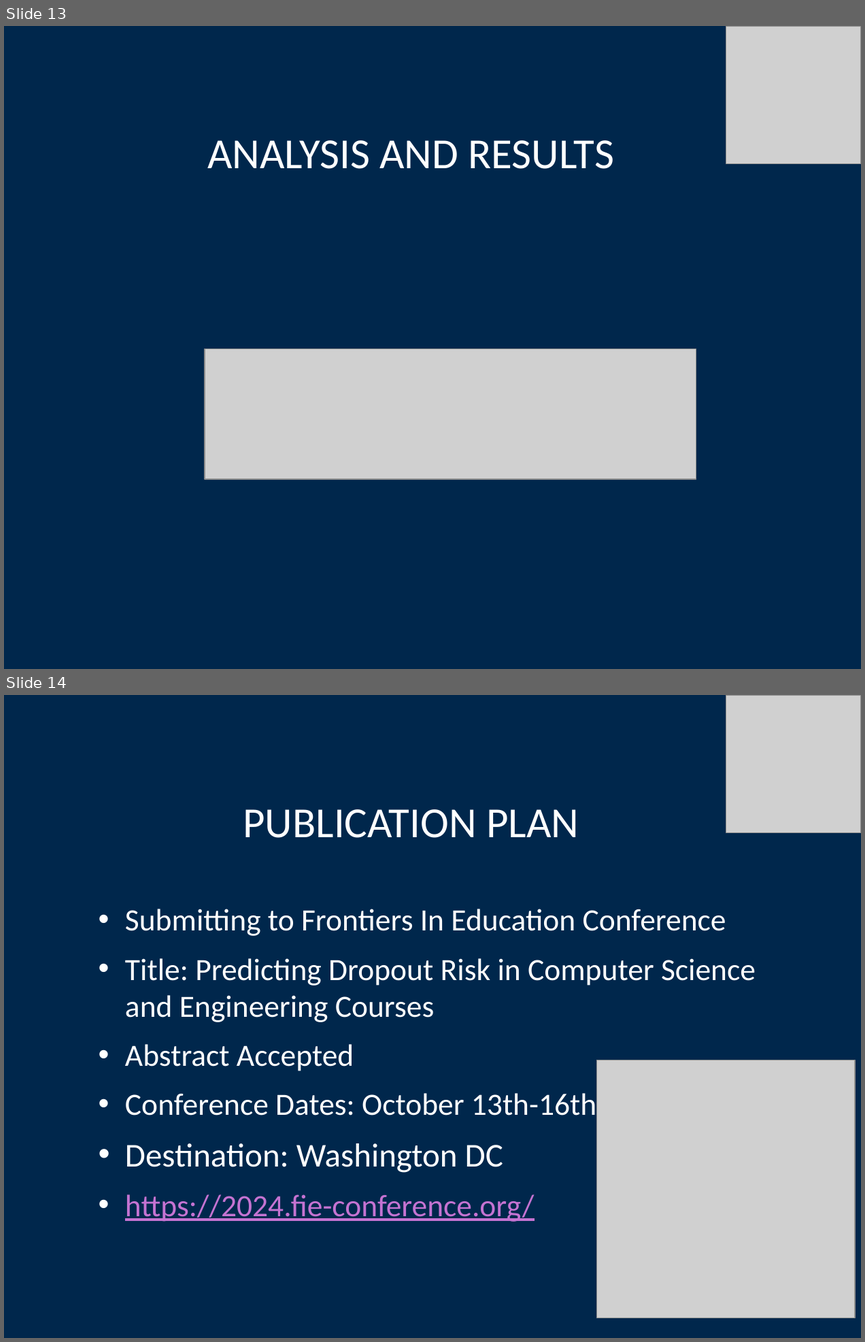
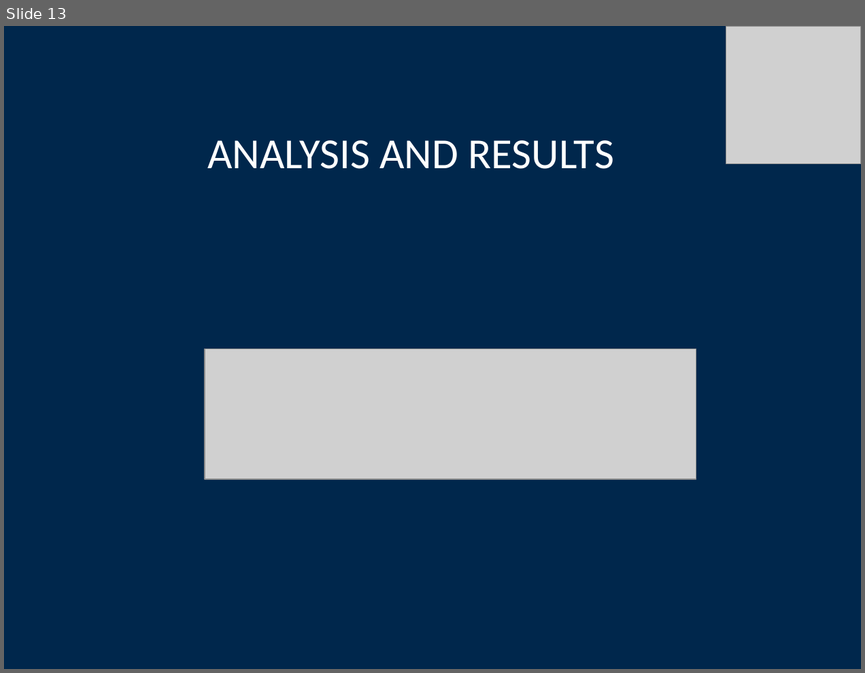
Before and after one commit to tastslikchkn/MI-AIR, a slide deck: Milestone_2/CSC587_2024_OnlineCSESTudentSuccessInd_052824.pptx. Shown one above the other, each under a label of ours: slides 13 and 14 before the commit, slide 13 after it. The pictures are 865x1342 and 865x673 pixels, drawn with LibreOffice and Linux fonts; fonts in the diff are those of the drawing; grey boxes stand for pictures; background and template pictures are left out. Boxes give left, top, right and bottom in pixels: in the first picture for what was removed or moved away, otherwise in the second. Text is boxed around its words. In the diff, an @@ line names an element or a change of style, - is before the commit and + after.

```diff
--- a/Milestone_2/CSC587_2024_OnlineCSESTudentSuccessInd_052824.pptx
+++ b/Milestone_2/CSC587_2024_OnlineCSESTudentSuccessInd_052824.pptx
@@ slide 14 removed at bbox=[4, 695, 861, 1338], background picture (left out) @@
@@ picture removed at bbox=[725, 695, 861, 833] @@
@@ title removed at bbox=[243, 809, 579, 838] @@
-PUBLICATION PLAN
@@ text removed at bbox=[125, 909, 755, 1221] @@
-  • Submitting to Frontiers In Education Conference
-  • Title: Predicting Dropout Risk in Computer Science and Engineering Courses
-  • Abstract Accepted
-  • Conference Dates: October 13th-16th 2024
-  • Destination: Washington DC
-  • https://2024.fie-conference.org/
@@ picture removed at bbox=[597, 1060, 855, 1318] @@
```
Also in this commit, not shown: 6 slides changed, 5 slides added, 4 other slides removed.
